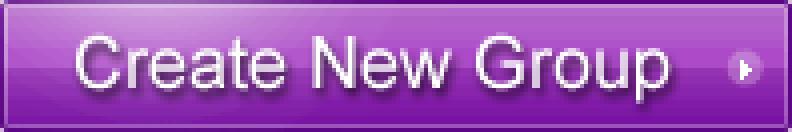
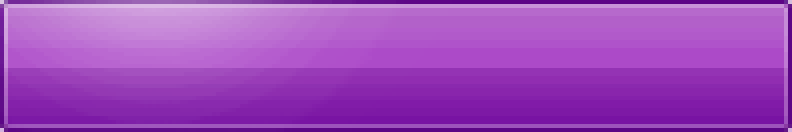
The second (792, 132) image is a revision of the first. Changes to its layers:
hid "Create New Group" over [76, 32, 672, 104]
painted on "Layer 1" (1st of 3) over [724, 48, 764, 88]
